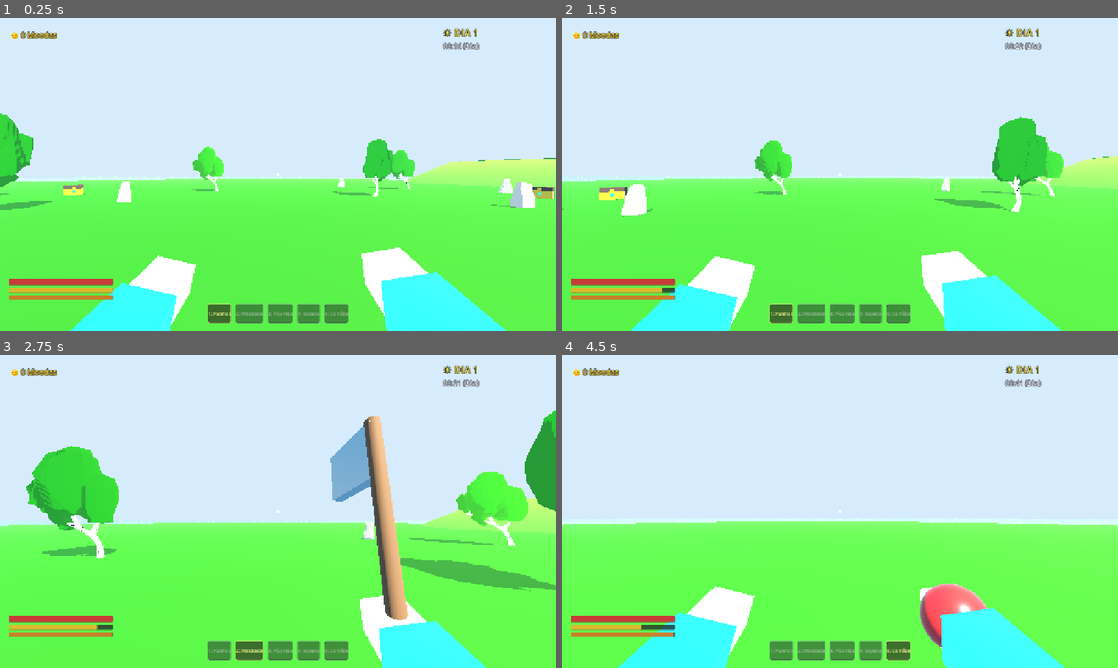
Above: before the commit, frames 1-4 (two rows, left to right).
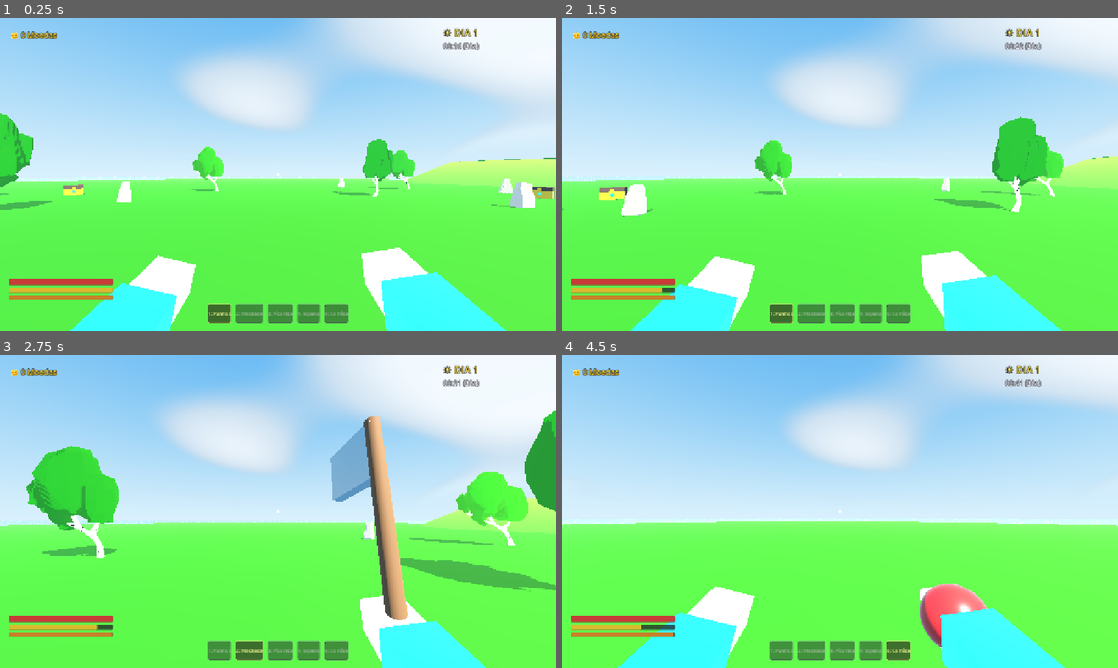
Above: after the commit, the same moments.

Repository: Botopai50/muck-of-the-wild
Game: Godot game, scene res://scenes/main.tscn
Same seed, same stepped clock (60 frames per second), same inputs: the game is played once before the commit and once after it.
Inputs (mouse positions are in pixels of both pictures, inside the frame that each line leads up to):
- Up to frame 1 (0.25 s): no input
- Up to frame 2 (1.5 s): tap Enter at 0.5 s; move the mouse to (867, 174) at 0.52 s; press the mouse at (867, 174) at 0.53 s; hold W (move_forward) from 0.53 s (still down); tap Space (jump) at 0.77 s; move the mouse to (812, 174) at 1.27 s; release the mouse at (812, 174) at 1.28 s; tap 1 (hotbar_1) at 1.35 s
- Up to frame 3 (2.75 s): keep holding W (move_forward); tap Space (jump) at 1.52 s; move the mouse to (289, 505) at 2.02 s; hold 2 (hotbar_2) from 2.03 s (still down)
- Up to frame 4 (4.5 s): keep holding W (move_forward); move the mouse to (834, 517) at 2.77 s; release 2 (hotbar_2) at 2.78 s; tap 3 (hotbar_3) at 2.85 s; tap Space (jump) at 3.02, 3.77 s; move the mouse to (878, 514) at 3.52 s; hold 4 (hotbar_4) 3.53-4.28 s; move the mouse to (795, 508) at 4.27 s; tap 5 (hotbar_5) at 4.35 s

The runs differ from the first frame. In frame 1, 27% of the frame differs, in the area x 0-100%, y 0-40%; in frame 2, 28%; in frame 3, 26%; in frame 4, 30%.

Commit message:
style: refine atmospheric sky fog blend in main scene

Diff:
--- a/scenes/main.tscn
+++ b/scenes/main.tscn
@@ -22,6 +22,7 @@
 fog_enabled = true
 fog_light_color = Color(0.72, 0.85, 0.98, 1)
 fog_density = 0.0012
+fog_sky_affect = 0.05
 
 [sub_resource type="CylinderMesh" id="CylinderMesh_island"]
 material = ExtResource("7_grass")
